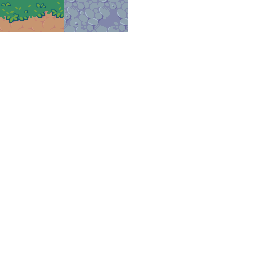
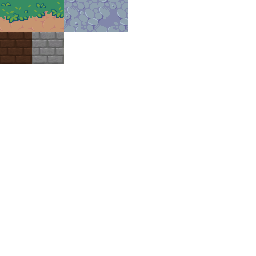
Revision of a layered w=256, h=256 image; what changed, layer by layer:
added layer "Floor.png" above "Bricks.png" over box(0, 32, 32, 64)
added layer "Bricks.png" above "Background" over box(32, 32, 64, 64)
